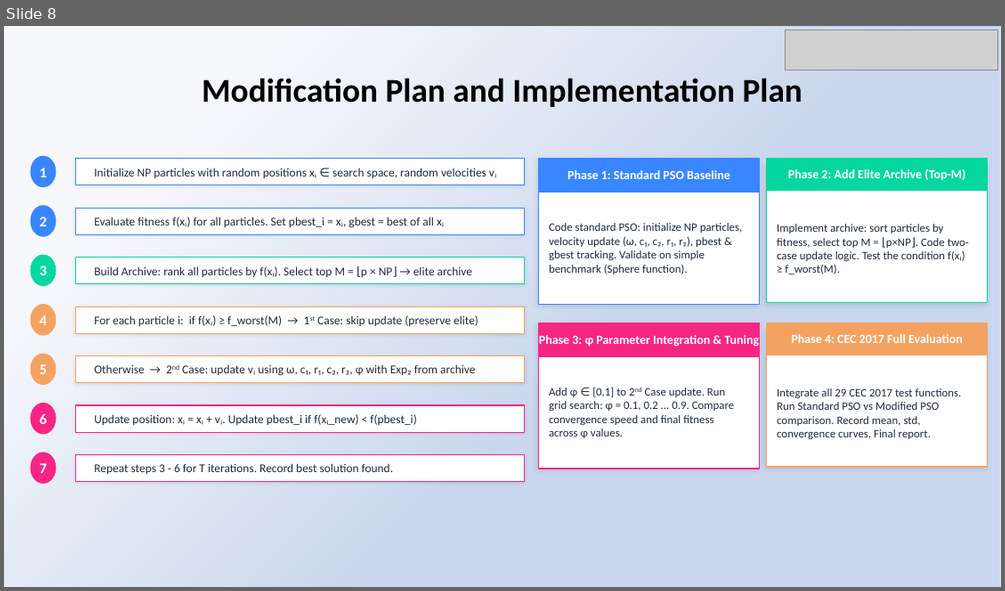
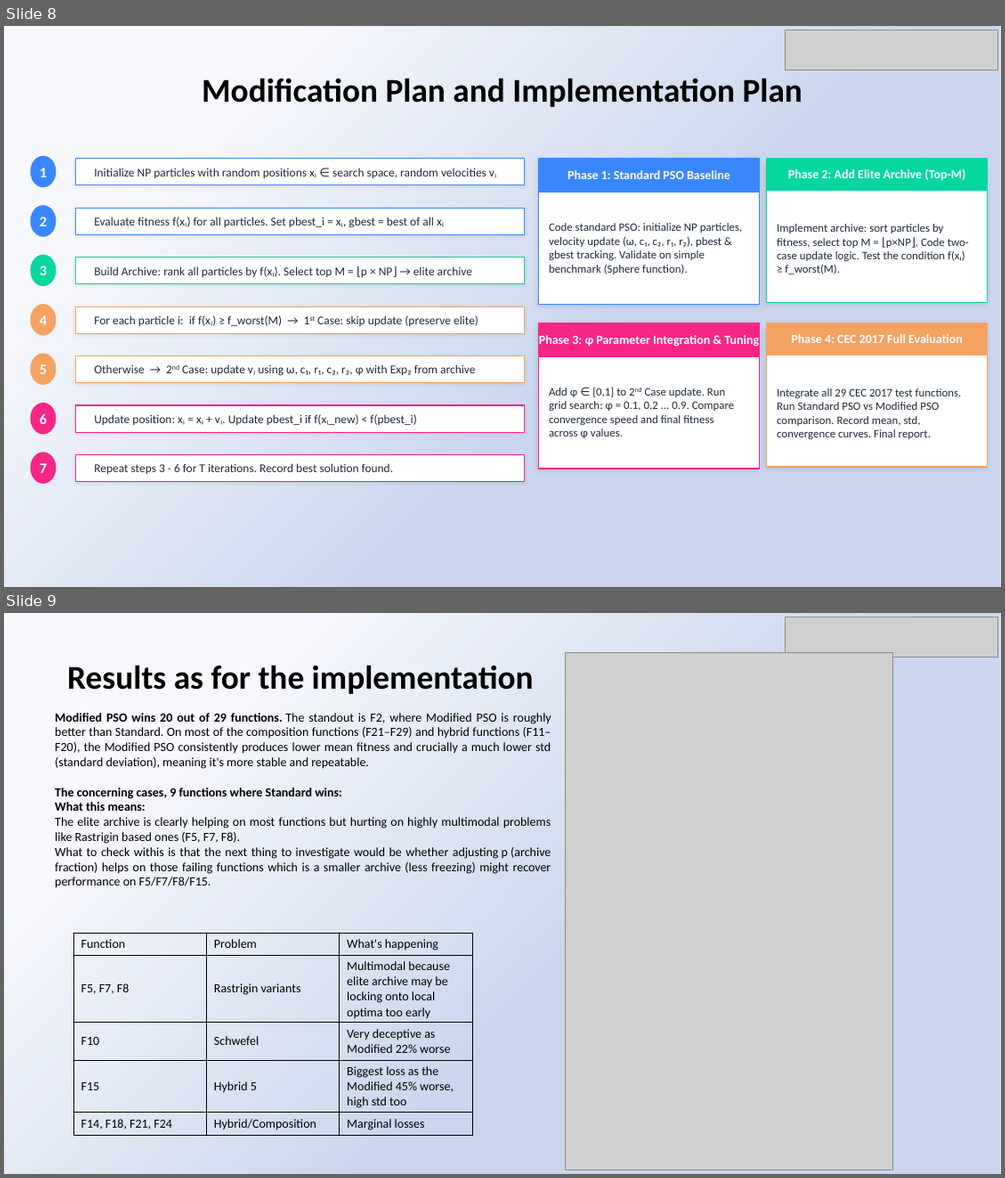
Before and after one commit to minidu97/New_PSO_imp, a slide deck: New Implementation.pptx. Shown one above the other, each under a label of ours: slide 8 before the commit, slides 8 and 9 after it. The pictures are 1005x591 and 1005x1178 pixels, drawn with LibreOffice and Linux fonts; fonts in the diff are those of the drawing; grey boxes stand for pictures. Boxes give left, top, right and bottom in pixels: in the first picture for what was removed or moved away, otherwise in the second. Text is boxed around its words. In the diff, an @@ line names an element or a change of style, - is before the commit and + after.

Commit message:
Adaptive Archive Size update

```diff
--- a/New Implementation.pptx
+++ b/New Implementation.pptx
@@ slide 9 added at [4,613,1001,1174], background #FFFFFF @@
@@ rectangle added at [4,613,1001,1174], fill gradient #F6F8FC to #C7D5ED @@
@@ picture added at [785,617,998,657] @@
@@ text added at [67,665,534,694], 32 pt, text #000000, bold @@
+Results as for the implementation
@@ picture added at [565,653,892,1169] @@
@@ text added at [55,713,551,888], 12 pt, text #000000 @@
+Modified PSO wins 20 out of 29 functions. The standout is F2, where Modified PSO is roughly better than Standard. On most of the composition functions (F21–F29) and hybrid functions (F11–F20), the Modified PSO consistently produces lower mean fitness and crucially a much lower std (standard deviation), meaning it's more stable and repeatable.
+The concerning cases, 9 functions where Standard wins:
+What this means:
+The elite archive is clearly helping on most functions but hurting on highly multimodal problems like Rastrigin based ones (F5, F7, F8).
+What to check withis is that the next thing to investigate would be whether adjusting p (archive fraction) helps on those failing functions which is a smaller archive (less freezing) might recover performance on F5/F7/F8/F15.
@@ table added at [73,933,473,1135], 5 rows, 3 columns @@
+Function | Problem | What's happening
+F5, F7, F8 | Rastrigin variants | Multimodal because elite archive may be locking onto local optima too early
+F10 | Schwefel | Very deceptive as Modified 22% worse
+F15 | Hybrid 5 | Biggest loss as the Modified 45% worse, high std too
+F14, F18, F21, F24 | Hybrid/Composition | Marginal losses
```
Also in this commit, not shown: 8 other files.
